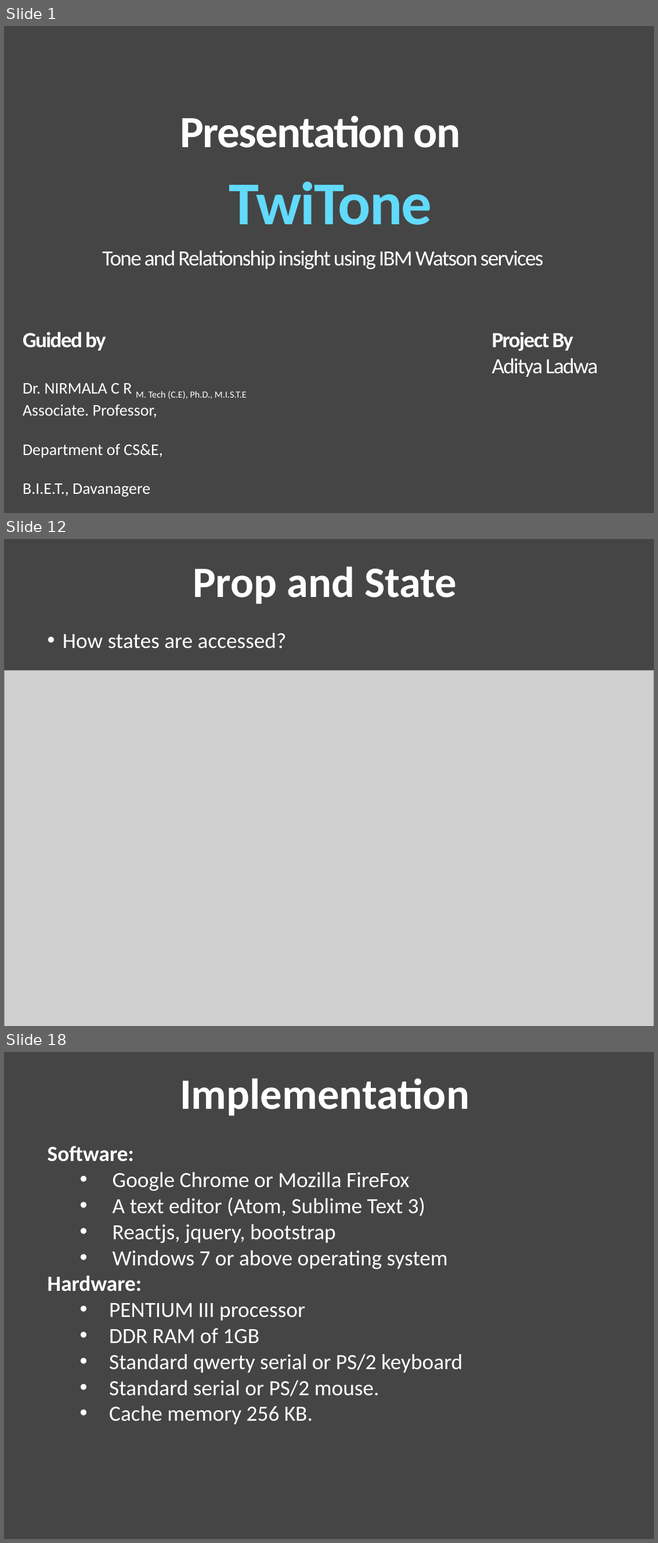
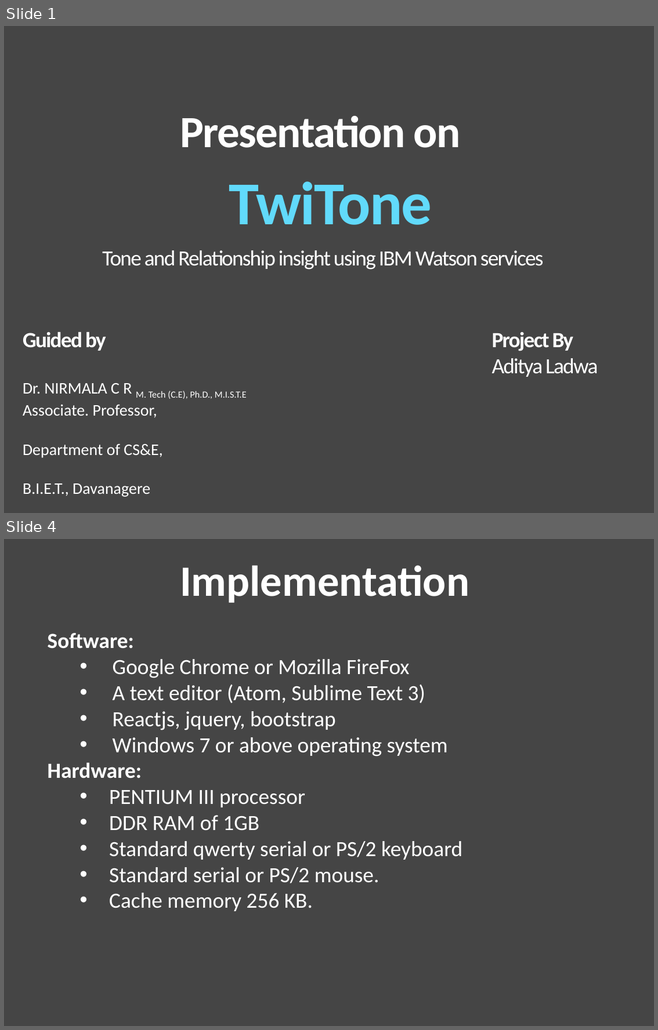
Before and after one commit to LadwaAditya/TwiTone, a slide deck: Presentation.pptx. Shown one above the other, each under a label of ours: slides 1, 12 and 18 before the commit, slides 1 and 4 after it; the slides between them are not shown. The pictures are 658x1543 and 658x1030 pixels, drawn with LibreOffice and Linux fonts; fonts in the diff are those of the drawing; grey boxes stand for pictures. Boxes give left, top, right and bottom in pixels: in the first picture for what was removed or moved away, otherwise in the second. Text is boxed around its words. In the diff, an @@ line names an element or a change of style, - is before the commit and + after.

```diff
--- a/Presentation.pptx
+++ b/Presentation.pptx
@@ slide 12 removed at bbox=[4, 539, 654, 1026], background #454545 @@
@@ text removed at bbox=[192, 566, 456, 604] @@
-Prop and State
@@ text removed at bbox=[63, 633, 286, 649] @@
-• How states are accessed?
@@ picture removed at bbox=[4, 671, 654, 1026] @@
@@ what was slide 18 is now slide 4 @@
```
Also in this commit, not shown: 1 slide changed, 2 slides added, 15 other slides removed.
